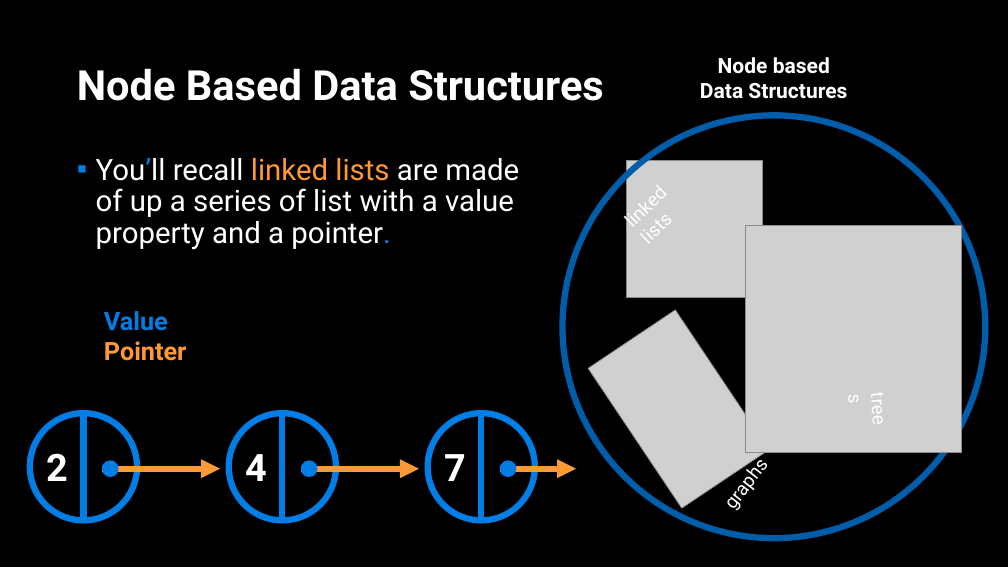
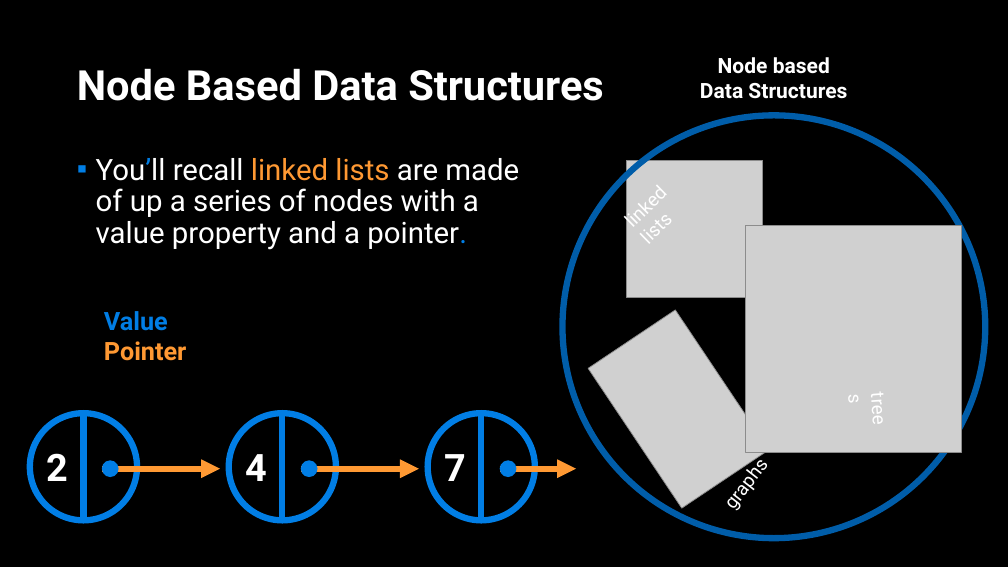
Before and after one commit to APS106/APS106-winter-2022-material, a slide deck: slide 82 of lectures/week12/lecture1/slides/week12_lecture1.pptx (slide 67 before the commit). Drawn at 1008x567 pixels with LibreOffice and Linux fonts; fonts in the diff are those of the drawing; grey boxes stand for pictures; background and template pictures are left out. Boxes give left, top, right and bottom in pixels: in the first picture for what was removed or moved away, otherwise in the second. Text is boxed around its words. In the diff, an @@ line names an element or a change of style, - is before the commit and + after.

```diff
--- a/lectures/week12/lecture1/slides/week12_lecture1.pptx
+++ b/lectures/week12/lecture1/slides/week12_lecture1.pptx
@@ text at <box>96,158,519,250</box>: text changed @@
-▪ You’ll recall linked lists are made of up a series of list with a value property and a pointer.
+▪ You’ll recall linked lists are made of up a series of nodes with a value property and a pointer.
```
Also in this commit, not shown: 8 other slides changed, 18 slides added, 3 other files.
